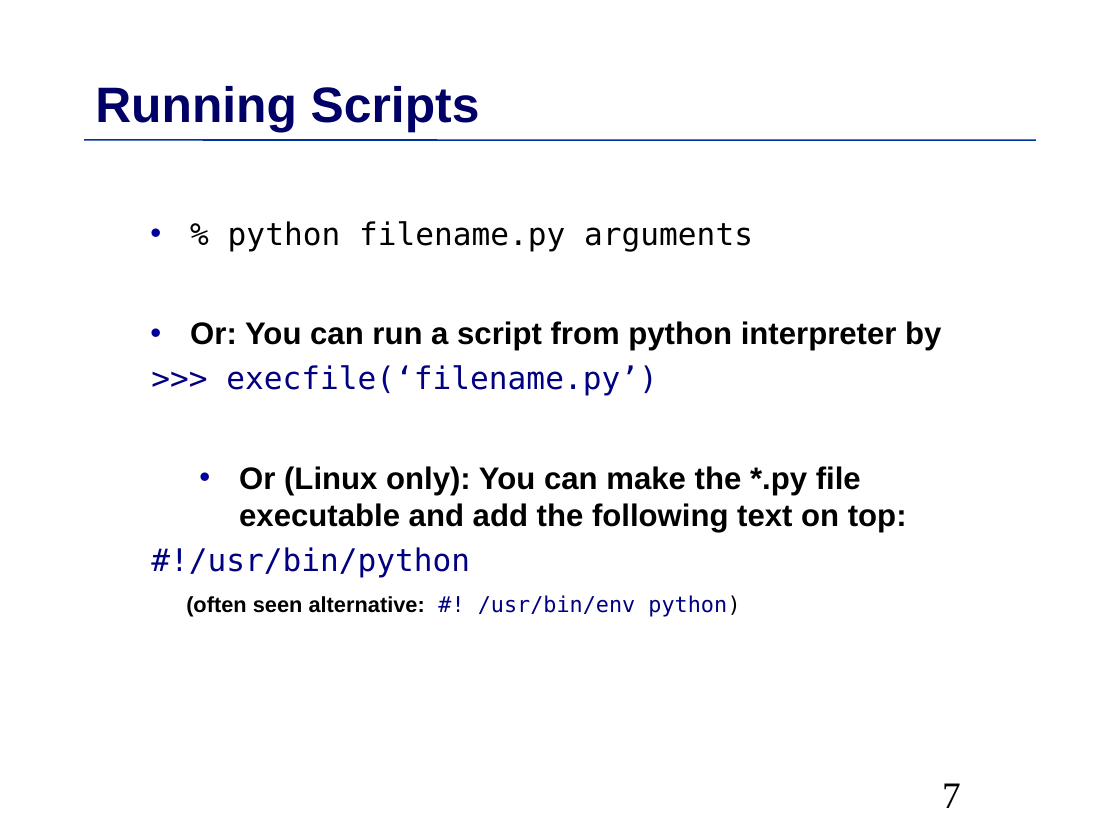
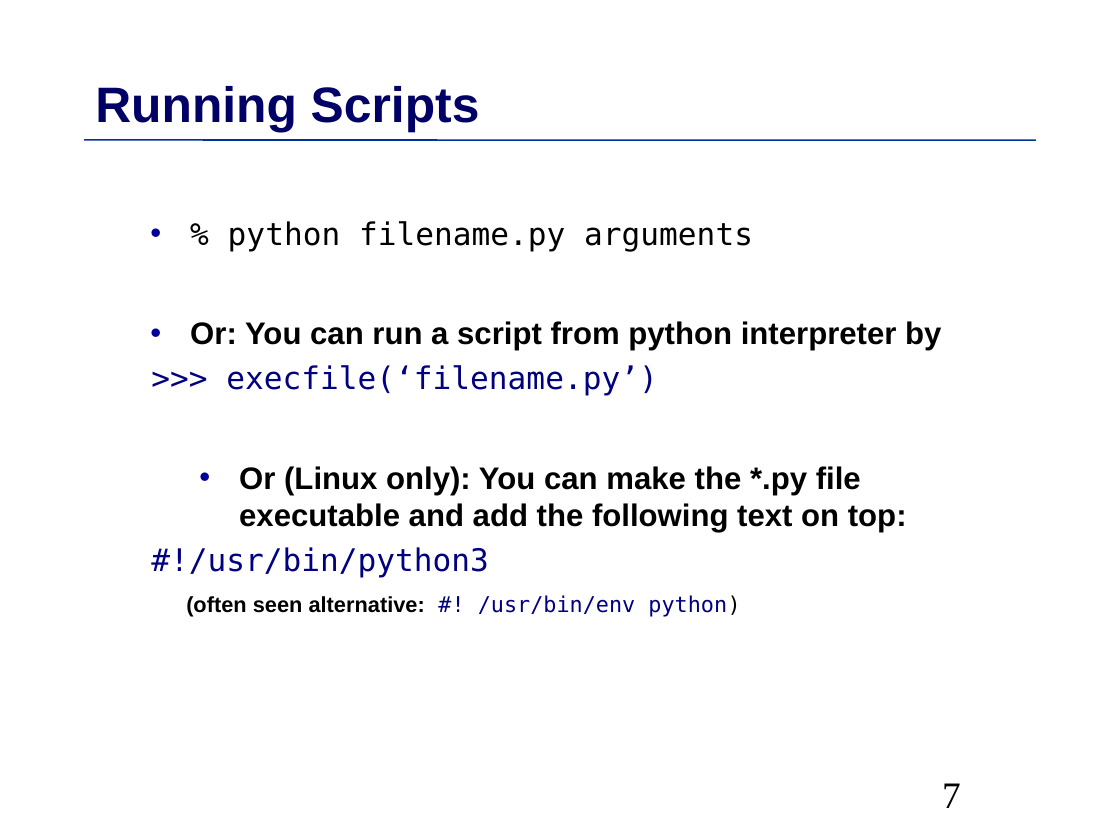
Before and after one commit to MPIDS/Python-Course, a slide deck: slide 7 of 01-basics/Talk/Python-Introduction.odp. Drawn at 1120x840 pixels with LibreOffice and Linux fonts; fonts in the diff are those of the drawing. Boxes give left, top, right and bottom in pixels: in the first picture for what was removed or moved away, otherwise in the second. Text is boxed around its words. In the diff, an @@ line names an element or a change of style, - is before the commit and + after.

```diff
--- a/01-basics/Talk/Python-Introduction.odp
+++ b/01-basics/Talk/Python-Introduction.odp
@@ text at (x1=151, y1=547, x2=489, y2=578): text changed @@
-  #!/usr/bin/python
+  #!/usr/bin/python3
```
Also in this commit, not shown: 46 other slides changed, 1 slide added, 1 slide removed.
